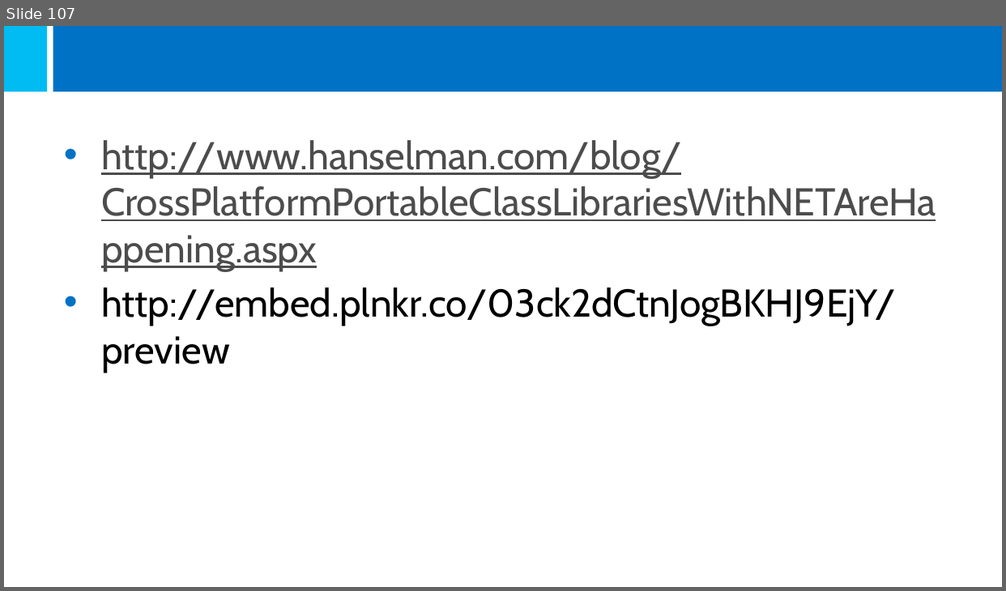
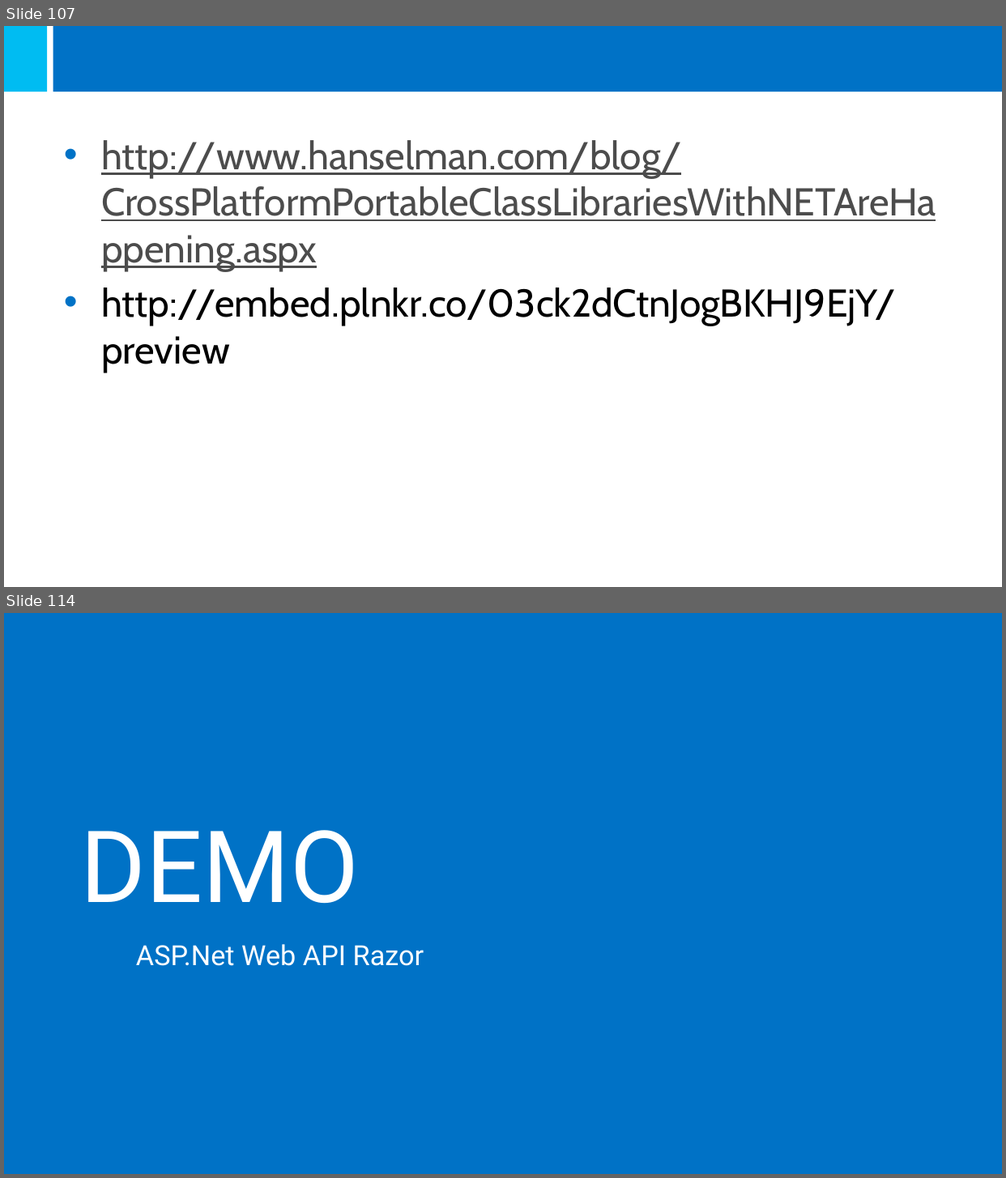
Before and after one commit to jmmortega/CSharpCourse, a slide deck: StudentPresentation.pptx. Shown one above the other, each under a label of ours: slide 107 before the commit, slides 107 and 114 after it; the slides between them are not shown. The pictures are 1006x591 and 1006x1178 pixels, drawn with LibreOffice and Linux fonts; fonts in the diff are those of the drawing; background and template pictures are left out. Boxes give left, top, right and bottom in pixels: in the first picture for what was removed or moved away, otherwise in the second. Text is boxed around its words. In the diff, an @@ line names an element or a change of style, - is before the commit and + after.

```diff
--- a/StudentPresentation.pptx
+++ b/StudentPresentation.pptx
@@ slide 114 added at bbox=[4, 613, 1002, 1174], background #FFFFFF @@
@@ rectangle added at bbox=[4, 613, 1002, 1174], fill #0072C6 @@
@@ title added at bbox=[81, 830, 359, 904], 72 pt, text #FFFFFF @@
+DEMO
@@ text added at bbox=[136, 944, 424, 966], 20 pt, text #FFFFFF @@
+ASP.Net Web API Razor
```
Also in this commit, not shown: 1 slide changed, 34 other slides added, 7 other files.
